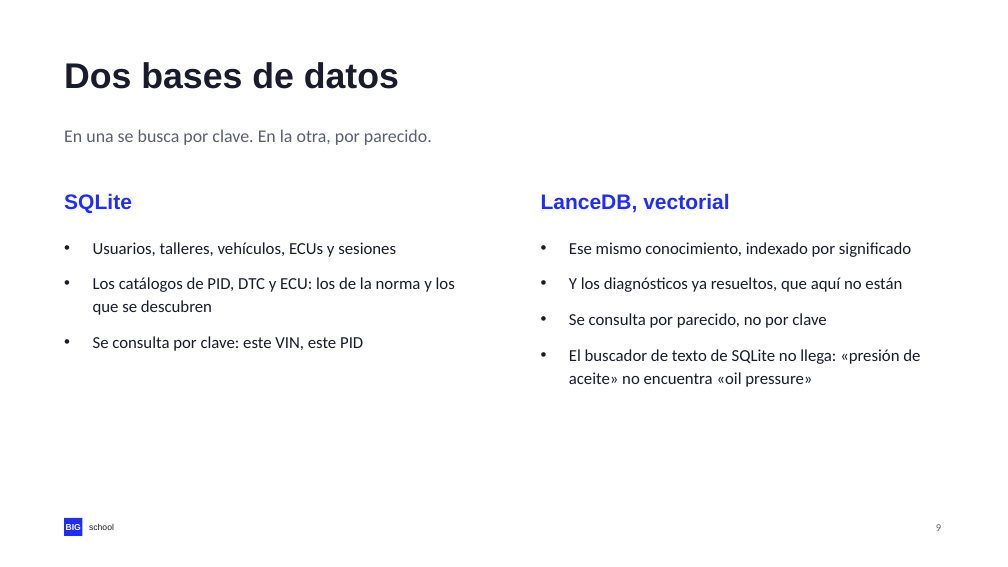
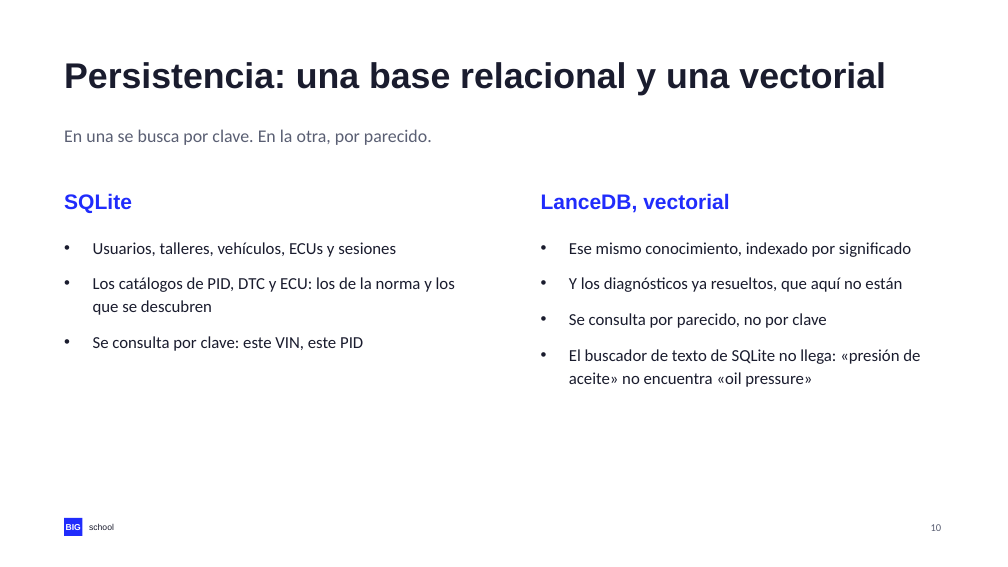
Before and after one commit to NovilloQuinta/intelligent-automotive-diagnostics, a slide deck: slide 10 of docs/presentacion/tfm-intelligent-automotive-diagnostics.pptx (slide 9 before the commit). Drawn at 1008x567 pixels with LibreOffice and Linux fonts; fonts in the diff are those of the drawing. Boxes give left, top, right and bottom in pixels: in the first picture for what was removed or moved away, otherwise in the second. Text is boxed around its words. In the diff, an @@ line names an element or a change of style, - is before the commit and + after.

```diff
--- a/docs/presentacion/tfm-intelligent-automotive-diagnostics.pptx
+++ b/docs/presentacion/tfm-intelligent-automotive-diagnostics.pptx
@@ text at <box>64,62,886,95</box>: text changed @@
-Dos bases de datos
+Persistencia: una base relacional y una vectorial
@@ text at <box>931,524,942,531</box>: text changed @@
-9
+10
```
Also in this commit, not shown: 15 other slides changed, 1 slide added, 3 other files.
